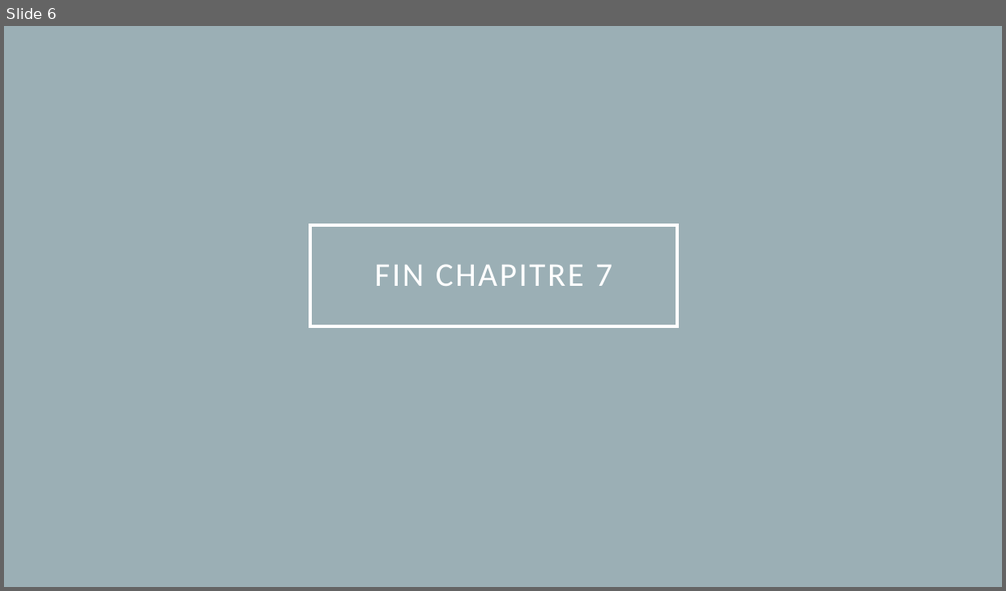
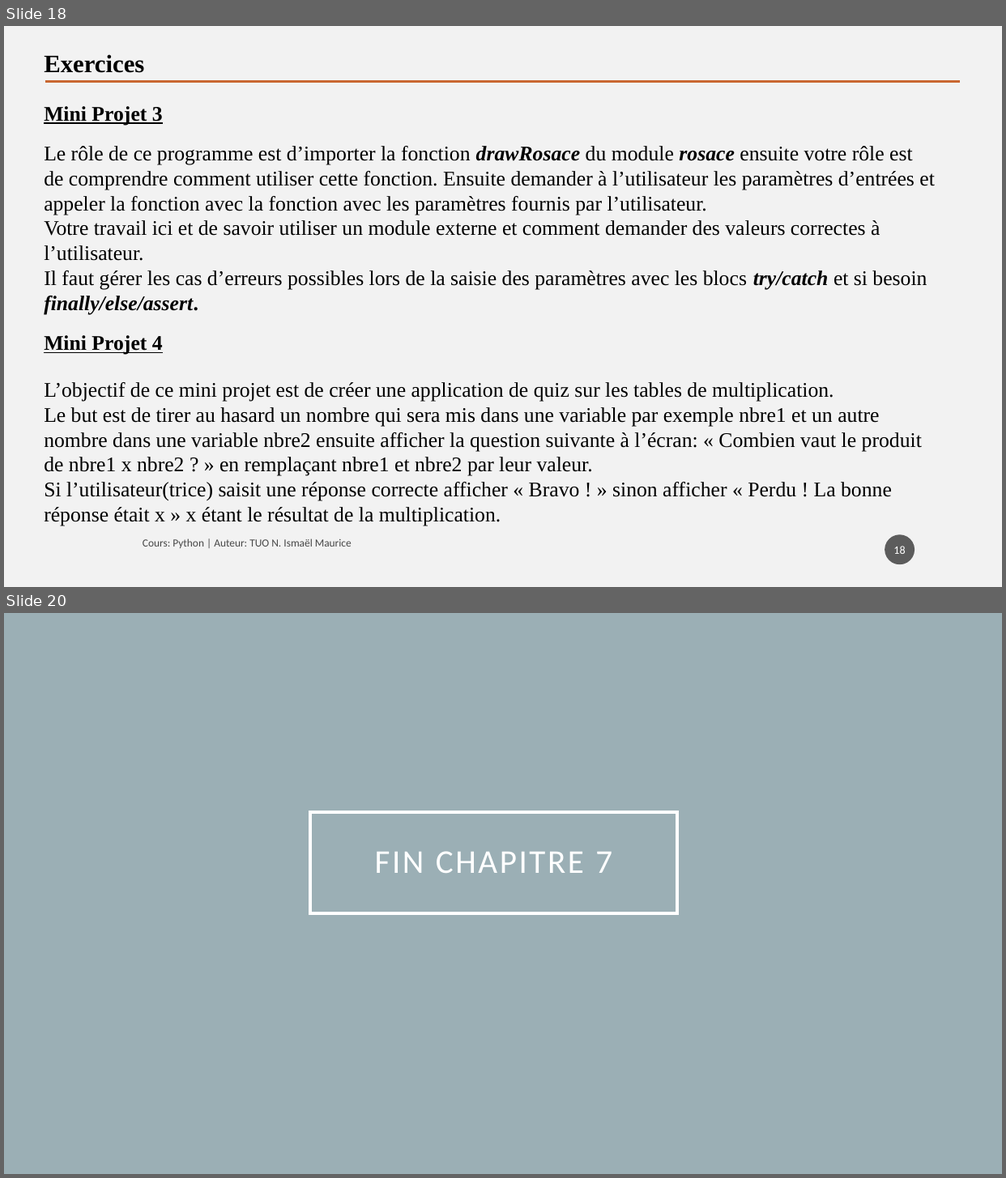
Before and after one commit to tisma95/cours-python, a slide deck: source/Chapitre 7 - Les exceptions.pptx. Shown one above the other, each under a label of ours: slide 6 before the commit, slides 18 and 20 after it; the slides between them are not shown. The pictures are 1006x591 and 1006x1178 pixels, drawn with LibreOffice and Linux fonts; fonts in the diff are those of the drawing. Boxes give left, top, right and bottom in pixels: in the first picture for what was removed or moved away, otherwise in the second. Text is boxed around its words. In the diff, an @@ line names an element or a change of style, - is before the commit and + after.

```diff
--- a/source/Chapitre 7 - Les exceptions.pptx
+++ b/source/Chapitre 7 - Les exceptions.pptx
@@ slide 18 added at [4, 26, 1002, 587], background #F2F2F2 @@
@@ text added at [44, 54, 144, 73], 24 pt, text #000000, bold @@
+Exercices
@@ line added from (45, 81) to (960, 81), #C96731 2.5 pt @@
@@ text added at [44, 106, 163, 125], 20 pt, text #000000, bold, underline @@
+Mini Projet 3
@@ text added at [44, 146, 935, 314], 20 pt, text #000000 @@
+Le rôle de ce programme est d’importer la fonction drawRosace du module rosace ensuite votre rôle est de comprendre comment utiliser cette fonction. Ensuite demander à l’utilisateur les paramètres d’entrées et appeler la fonction avec la fonction avec les paramètres fournis par l’utilisateur.
+Votre travail ici et de savoir utiliser un module externe et comment demander des valeurs correctes à l’utilisateur.
+Il faut gérer les cas d’erreurs possibles lors de la saisie des paramètres avec les blocs try/catch et si besoin finally/else/assert.
@@ text added at [44, 335, 163, 355], 20 pt, text #000000, bold, underline @@
+Mini Projet 4
@@ text added at [44, 382, 922, 527], 20 pt, text #000000 @@
+L’objectif de ce mini projet est de créer une application de quiz sur les tables de multiplication.
+Le but est de tirer au hasard un nombre qui sera mis dans une variable par exemple nbre1 et un autre nombre dans une variable nbre2 ensuite afficher la question suivante à l’écran: « Combien vaut le produit de nbre1 x nbre2 ? » en remplaçant nbre1 et nbre2 par leur valeur.
+Si l’utilisateur(trice) saisit une réponse correcte afficher « Bravo ! » sinon afficher « Perdu ! La bonne réponse était x » x étant le résultat de la multiplication.
@@ page number added at [885, 535, 915, 565], fill #1D1D1D at 70% opacity, 11 pt, text #FFFFFF @@
+18
@@ text added at [143, 539, 351, 548], 10.5 pt, text #000000 at 70% opacity @@
+Cours: Python | Auteur: TUO N. Ismaël Maurice
@@ what was slide 6 is now slide 20 @@
```
Also in this commit, not shown: 4 slides changed, 13 other slides added, 11 other files.
